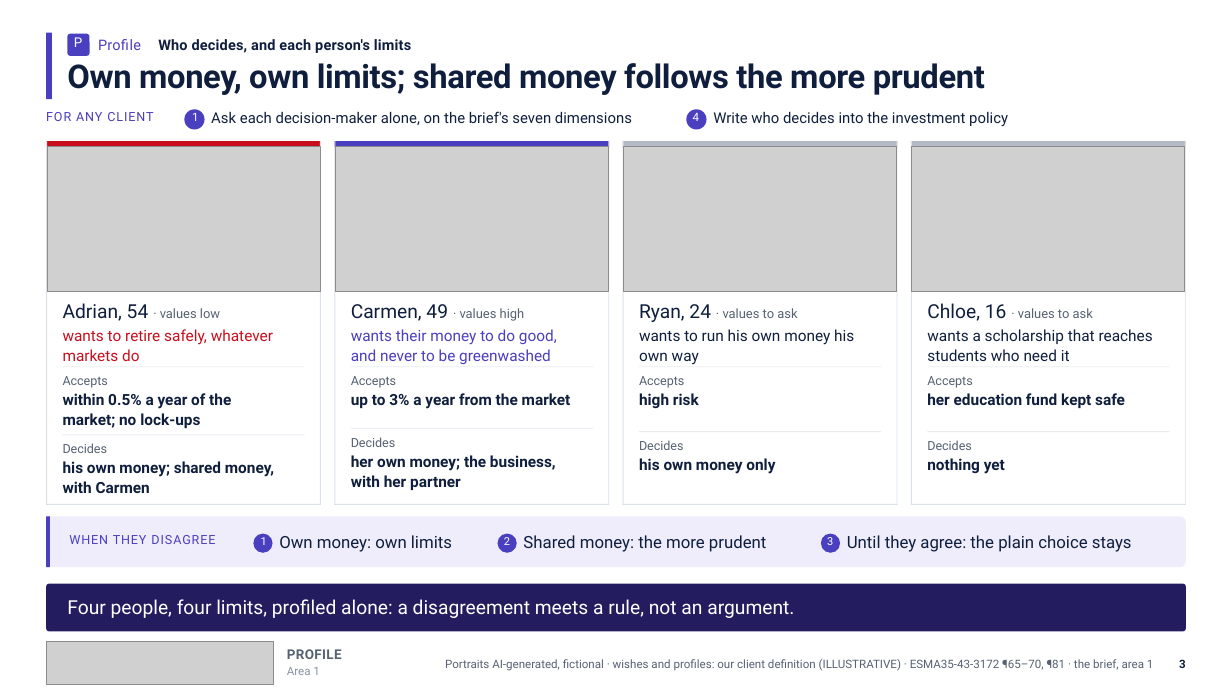
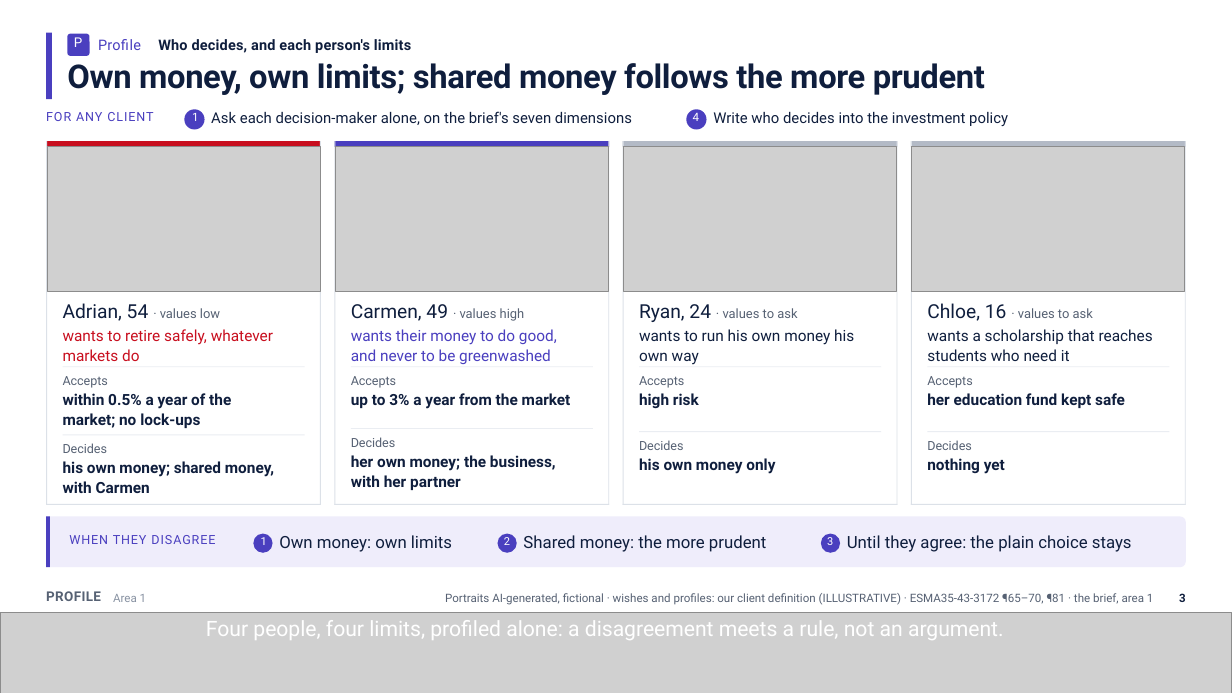
Before and after one commit to Peeradonn/finplan, a slide deck: slide 3 of Final/deck/Axis.pptx. Drawn at 1232x693 pixels with LibreOffice and Linux fonts; fonts in the diff are those of the drawing; grey boxes stand for pictures. Boxes give left, top, right and bottom in pixels: in the first picture for what was removed or moved away, otherwise in the second. Text is boxed around its words. In the diff, an @@ line names an element or a change of style, - is before the commit and + after.

```diff
--- a/Final/deck/Axis.pptx
+++ b/Final/deck/Axis.pptx
@@ text "PROFILE": place and size @@
-text "PROFILE" at box(287, 649, 342, 659)
+text "PROFILE" at box(46, 591, 101, 601)
@@ rounded rectangle removed at box(46, 584, 1186, 632) @@
@@ text "Area 1": place and size @@
-text "Area 1" at box(287, 667, 320, 675)
+text "Area 1" at box(113, 594, 147, 602)
@@ text "Portraits AI-generated, fictional · wishes ...": place and size @@
-text "Portraits AI-generated, fictional · wishes ..." at box(445, 659, 1154, 671)
+text "Portraits AI-generated, fictional · wishes ..." at box(445, 593, 1154, 605)
@@ text "3": place and size @@
-text "3" at box(1179, 659, 1186, 668)
+text "3" at box(1179, 593, 1186, 602)
@@ picture added at box(0, 612, 1232, 693) @@
@@ text "Four people, four limits, profiled ...": place and size @@
-text "Four people, four limits, profiled ..." at box(67, 599, 794, 618)
+text "Four people, four limits, profiled ..." at box(206, 620, 1004, 640)
@@ text "Four people, four limits, profiled ..." at box(206, 620, 1004, 640): size 15 to 16.5 pt; line spacing 19.2pt to 20.6pt @@
@@ picture removed at box(46, 642, 274, 685) @@
```
Also in this commit, not shown: 7 other slides changed, 3 slides added, 2 slides removed, 10 other files.
